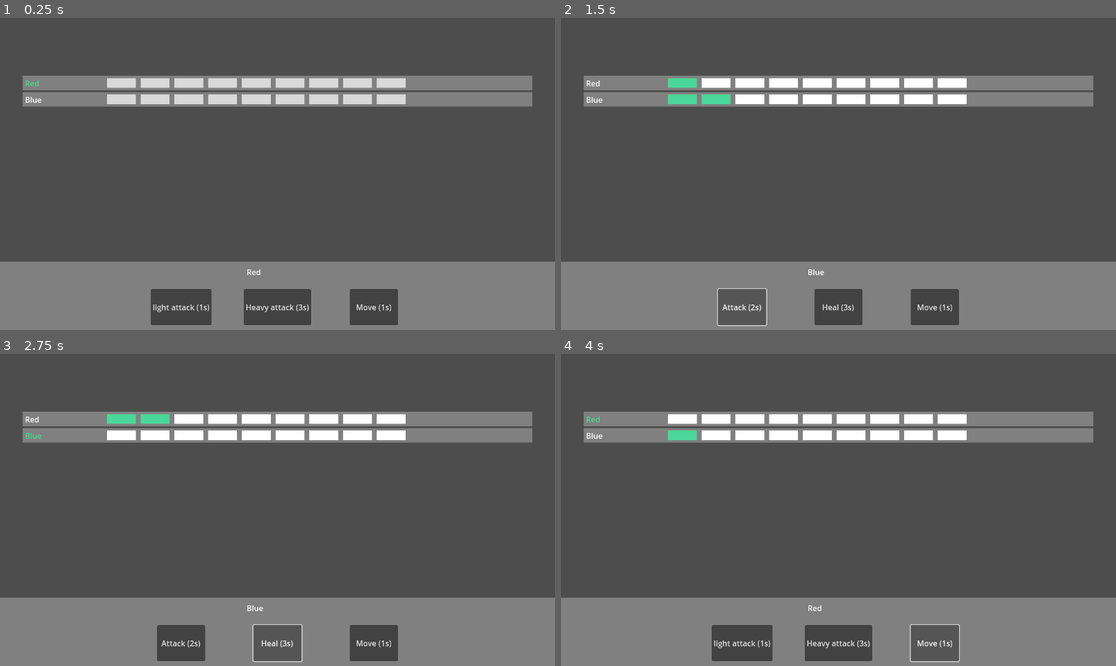
Above: before the commit, frames 1-4 (two rows, left to right).
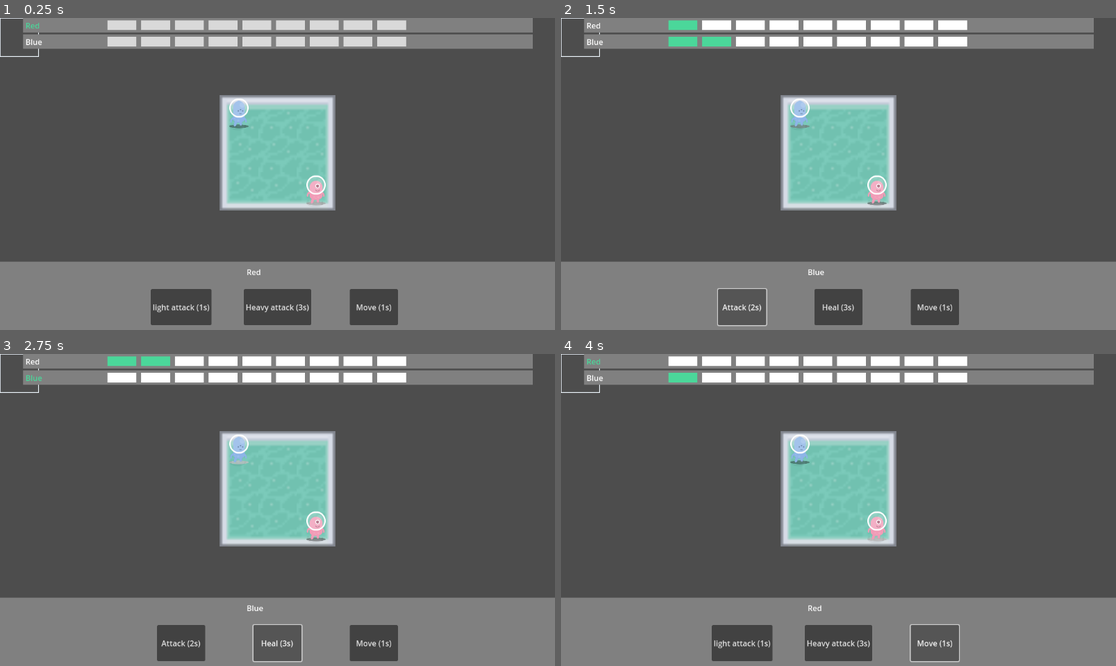
Above: after the commit, the same moments.

Repository: jparkhouse/MegaDungeon
Game: Godot game, scene res://giorgos_prototype/scene.tscn
Same seed, same stepped clock (60 frames per second), same inputs: the game is played once before the commit and once after it.
Inputs:
- Up to frame 1 (0.25 s): no input
- Up to frame 2 (1.5 s): click "light attack (1s)" at 0.5 s; click "Attack (2s)" at 1.25 s
- Up to frame 3 (2.75 s): click "Heavy attack (3s)" at 2 s
- Up to frame 4 (4 s): click "Heal (3s)" at 2.75 s; click "Move (1s)" at 3.5 s

The runs differ from the first frame. In frame 1, 24% of the frame differs, in the area x 0-96%, y 0-62%; in frame 2, 24%; in frame 3, 24%; in frame 4, 24%.

Commit message:
adding a board

Diff:
--- /dev/null
+++ b/assets/unit_shadow.svg
@@ -0,0 +1,73 @@
+<?xml version="1.0" encoding="UTF-8" standalone="no"?>
+<svg
+   xmlns:dc="http://purl.org/dc/elements/1.1/"
+   xmlns:cc="http://creativecommons.org/ns#"
+   xmlns:rdf="http://www.w3.org/1999/02/22-rdf-syntax-ns#"
+   xmlns:svg="http://www.w3.org/2000/svg"
+   xmlns="http://www.w3.org/2000/svg"
+   xmlns:sodipodi="http://sodipodi.sourceforge.net/DTD/sodipodi-0.dtd"
+   xmlns:inkscape="http://www.inkscape.org/namespaces/inkscape"
+   width="86.167824"
+   height="18.916595"
+   viewBox="0 0 22.798569 5.0050161"
+   version="1.1"
+   id="svg8"
+   inkscape:version="1.0.1 (3bc2e813f5, 2020-09-07)"
+   sodipodi:docname="unit_shadow.svg">
+  <defs
+     id="defs2" />
+  <sodipodi:namedview
+     id="base"
+     pagecolor="#ffffff"
+     bordercolor="#666666"
+     borderopacity="1.0"
+     inkscape:pageopacity="0.0"
+     inkscape:pageshadow="2"
+     inkscape:zoom="4.5726238"
+     inkscape:cx="106.61277"
+     inkscape:cy="26.308644"
+     inkscape:document-units="mm"
+     inkscape:current-layer="layer1"
+     showgrid="true"
+     units="px"
+     inkscape:window-width="1920"
+     inkscape:window-height="1080"
+     inkscape:window-x="0"
+     inkscape:window-y="0"
+     inkscape:window-maximized="1"
+     inkscape:document-rotation="0"
+     inkscape:snap-global="false">
+    <inkscape:grid
+       type="xygrid"
+       id="grid27"
+       originy="-8.0808238"
+       spacingx="5.2916667"
+       spacingy="5.2916667"
+       originx="-36.225712" />
+  </sodipodi:namedview>
+  <metadata
+     id="metadata5">
+    <rdf:RDF>
+      <cc:Work
+         rdf:about="">
+        <dc:format>image/svg+xml</dc:format>
+        <dc:type
+           rdf:resource="http://purl.org/dc/dcmitype/StillImage" />
+        <dc:title></dc:title>
+      </cc:Work>
+    </rdf:RDF>
+  </metadata>
+  <g
+     inkscape:label="Layer 1"
+     inkscape:groupmode="layer"
+     id="layer1"
+     transform="translate(-36.225715,-40.497465)">
+    <ellipse
+       style="fill:#ffffff;fill-opacity:1;stroke-width:4.23299;stroke-linecap:round;paint-order:markers stroke fill;stop-color:#000000"
+       id="path845"
+       ry="1.9647865"
+       rx="10.583333"
+       cy="42.999973"
+       cx="47.625" />
+  </g>
+</svg>
--- /dev/null
+++ b/giorgos_prototype/GenericCombatant.tscn
@@ -0,0 +1,76 @@
+[gd_scene load_steps=6 format=3 uid="uid://cq3an57jrn805"]
+
+[ext_resource type="Texture2D" uid="uid://c7ffixkw4wbak" path="res://assets/unit_shadow.svg" id="1_id8uh"]
+
+[sub_resource type="Animation" id="Animation_se55i"]
+length = 0.001
+tracks/0/type = "value"
+tracks/0/imported = false
+tracks/0/enabled = true
+tracks/0/path = NodePath("PathFollow2D/Shadow:modulate")
+tracks/0/interp = 1
+tracks/0/loop_wrap = true
+tracks/0/keys = {
+"times": PackedFloat32Array(0),
+"transitions": PackedFloat32Array(1),
+"update": 0,
+"values": [Color(0.081, 0.081, 0.081, 0.4)]
+}
+
+[sub_resource type="Animation" id="Animation_2kd28"]
+resource_name = "idle"
+tracks/0/type = "value"
+tracks/0/imported = false
+tracks/0/enabled = true
+tracks/0/path = NodePath("PathFollow2D/Shadow:modulate")
+tracks/0/interp = 1
+tracks/0/loop_wrap = true
+tracks/0/keys = {
+"times": PackedFloat32Array(0),
+"transitions": PackedFloat32Array(1),
+"update": 0,
+"values": [Color(0.081, 0.081, 0.081, 0.4)]
+}
+
+[sub_resource type="Animation" id="Animation_0cotu"]
+resource_name = "selected"
+length = 1.4
+loop_mode = 1
+tracks/0/type = "value"
+tracks/0/imported = false
+tracks/0/enabled = true
+tracks/0/path = NodePath("PathFollow2D/Shadow:modulate")
+tracks/0/interp = 1
+tracks/0/loop_wrap = true
+tracks/0/keys = {
+"times": PackedFloat32Array(0, 0.7, 1.4),
+"transitions": PackedFloat32Array(1, 1, 1),
+"update": 0,
+"values": [Color(0.775, 0.775, 0.775, 0.8), Color(0.393, 0.393, 0.393, 0.6), Color(0.775, 0.775, 0.775, 0.8)]
+}
+
+[sub_resource type="AnimationLibrary" id="AnimationLibrary_ilqnk"]
+_data = {
+"RESET": SubResource("Animation_se55i"),
+"idle": SubResource("Animation_2kd28"),
+"selected": SubResource("Animation_0cotu")
+}
+
+[node name="GenericCombatant" type="Path2D"]
+
+[node name="PathFollow2D" type="PathFollow2D" parent="."]
+rotates = false
+loop = false
+
+[node name="Shadow" type="Sprite2D" parent="PathFollow2D"]
+modulate = Color(0.081, 0.081, 0.081, 0.4)
+position = Vector2(0, 25)
+scale = Vector2(0.5, 0.5)
+texture = ExtResource("1_id8uh")
+
+[node name="Sprite" type="Sprite2D" parent="PathFollow2D"]
+
+[node name="AnimationPlayer" type="AnimationPlayer" parent="."]
+libraries = {
+"": SubResource("AnimationLibrary_ilqnk")
+}
--- a/giorgos_prototype/character.gd
+++ /dev/null
@@ -1,22 +0,0 @@
-extends Node2D
-
-var move_times
-var next_turn
-var character_name
-signal moved
-
-# Called when the node enters the scene tree for the first time.
-func _ready() -> void:
-	next_turn = 0
-
-
-# Called every frame. 'delta' is the elapsed time since the previous frame.
-func _process(delta: float) -> void:
-	pass
-
-func execute_move(move_nr) -> void:
-	next_turn += move_times[move_nr]
-	emit_signal("moved", move_times[move_nr])
-
-func add_move_times():
-	pass
--- a/giorgos_prototype/character.tscn
+++ /dev/null
@@ -1,6 +0,0 @@
-[gd_scene load_steps=2 format=3 uid="uid://do1iptctvvjeg"]
-
-[ext_resource type="Script" path="res://giorgos_prototype/character.gd" id="1_uqooc"]
-
-[node name="character" type="Node2D" groups=["characters"]]
-script = ExtResource("1_uqooc")
--- a/giorgos_prototype/combatant.gd
+++ b/giorgos_prototype/combatant.gd
@@ -1,5 +1,10 @@
+@tool
 extends Node
 class_name Combatant
+
+@export var grid: Resource = preload("res://giorgos_prototype/resources/grid.tres")
+@export var move_range := 2
+
 
 @export var character_name: String
 
@@ -8,14 +13,98 @@
 
 @export var moves: Array[MoveClass]
 
+@onready var _sprite = $GenericCombatant/PathFollow2D/Sprite
+@onready var _anim_player = $GenericCombatant/AnimationPlayer
+@onready var _path_follow: PathFollow2D = $GenericCombatant/PathFollow2D
+@onready var _generic_combatant = $GenericCombatant
+
+@export var skin: Texture :
+	set(value):
+		skin = value
+		if not _sprite:
+						# yield has been replaced with await
+						# and we await the value on the self object
+			await self.ready
+		_sprite.texture = value
+	get:
+		return _sprite.texture
+
+@export var skin_offset := Vector2.ZERO :
+	set(value):
+		skin_offset = value
+		if not _sprite:
+			await self.ready
+		_sprite.position = value
+	get:
+		return _sprite.position
+
+@export var move_speed := 600.0
+
+var cell := Vector2.ZERO :
+	set(value):
+		cell = grid.gridclamp(value)
+	get:
+		return cell
+
+var is_selected := false :
+	set(value):
+		is_selected = value
+		if is_selected:
+			print("SELECTED")
+			_anim_player.play("selected")
+		else:
+			_anim_player.play("idle")
+	get:
+		return is_selected
+
+var _is_walking := false :
+	set(value):
+		_is_walking = value
+		set_process(_is_walking)
+	get:
+		return _is_walking
+
+
+
 var next_turn
 var queued_action
 signal moved
+signal walk_finished
 
 # Called when the node enters the scene tree for the first time.
 func _ready() -> void:
+	set_process(false)
+	# self.cell = grid.calculate_grid_coordinates(_generic_combatant.position)
+	_generic_combatant.position = grid.calculate_map_position(cell)
+
+	if not Engine.is_editor_hint():
+		_generic_combatant.curve = Curve2D.new()
+
 	next_turn = 0
 	queued_action = null
+
+func _process(delta: float) -> void:
+	_path_follow.progress += move_speed * delta
+	if _path_follow.progress_ratio >= 1.0:
+		self._is_walking = false
+		_path_follow.progress = 0.0
+		_generic_combatant.position = grid.calculate_map_position(cell)
+		_generic_combatant.curve.clear_points()
+		emit_signal("walk_finished")
+
+func walk_along(path: PackedVector2Array) -> void:
+		# there is no path.empty() value
+		# so we use not path.size() instead
+	if not path.size():
+		return
+
+	_generic_combatant.curve.add_point(Vector2.ZERO)
+	for point in path:
+		_generic_combatant.curve.add_point(grid.calculate_map_position(point) - _generic_combatant.position)
+
+	cell = path[-1]
+	self._is_walking = true
+
 
 func execute_move() -> void:
 	if queued_action != null:
--- a/giorgos_prototype/combatants/blue_combatant.tscn
+++ b/giorgos_prototype/combatants/blue_combatant.tscn
@@ -1,10 +1,12 @@
-[gd_scene load_steps=9 format=3 uid="uid://cmpypul44ngv6"]
+[gd_scene load_steps=11 format=3 uid="uid://cmpypul44ngv6"]
 
 [ext_resource type="Script" path="res://giorgos_prototype/combatant.gd" id="1_nr828"]
 [ext_resource type="Script" path="res://giorgos_prototype/moves/move.gd" id="2_5p27b"]
 [ext_resource type="Script" path="res://giorgos_prototype/moves/attack.gd" id="3_00372"]
 [ext_resource type="Script" path="res://giorgos_prototype/moves/heal.gd" id="4_akftn"]
 [ext_resource type="Script" path="res://giorgos_prototype/moves/manouvre.gd" id="5_uyuvw"]
+[ext_resource type="Texture2D" uid="uid://cg70qkyp51ghf" path="res://assets/alienBlue.png" id="6_sjcr3"]
+[ext_resource type="PackedScene" uid="uid://cq3an57jrn805" path="res://giorgos_prototype/GenericCombatant.tscn" id="7_oisil"]
 
 [sub_resource type="Resource" id="Resource_k5ves"]
 script = ExtResource("3_00372")
@@ -28,3 +30,6 @@
 character_name = "Blue"
 health = 20
 moves = Array[ExtResource("2_5p27b")]([SubResource("Resource_k5ves"), SubResource("Resource_6ls5y"), SubResource("Resource_axfhn")])
+skin = ExtResource("6_sjcr3")
+
+[node name="GenericCombatant" parent="." instance=ExtResource("7_oisil")]
--- a/giorgos_prototype/combatants/red_combatant.tscn
+++ b/giorgos_prototype/combatants/red_combatant.tscn
@@ -1,9 +1,11 @@
-[gd_scene load_steps=8 format=3 uid="uid://b8ittnwlm2kgx"]
+[gd_scene load_steps=10 format=3 uid="uid://b8ittnwlm2kgx"]
 
 [ext_resource type="Script" path="res://giorgos_prototype/combatant.gd" id="1_iraob"]
+[ext_resource type="Texture2D" uid="uid://ben6s2gscoi2y" path="res://assets/alienPink.png" id="2_08j66"]
 [ext_resource type="Script" path="res://giorgos_prototype/moves/move.gd" id="2_bfkwv"]
 [ext_resource type="Script" path="res://giorgos_prototype/moves/attack.gd" id="2_mk13l"]
 [ext_resource type="Script" path="res://giorgos_prototype/moves/manouvre.gd" id="5_n1g8m"]
+[ext_resource type="PackedScene" uid="uid://cq3an57jrn805" path="res://giorgos_prototype/GenericCombatant.tscn" id="6_cqe0h"]
 
 [sub_resource type="Resource" id="Resource_5yi0f"]
 script = ExtResource("2_mk13l")
@@ -27,3 +29,6 @@
 character_name = "Red"
 health = 30
 moves = Array[ExtResource("2_bfkwv")]([SubResource("Resource_5yi0f"), SubResource("Resource_nsnle"), SubResource("Resource_axfhn")])
+skin = ExtResource("2_08j66")
+
+[node name="GenericCombatant" parent="." instance=ExtResource("6_cqe0h")]
--- /dev/null
+++ b/giorgos_prototype/cursor.gd
@@ -0,0 +1,46 @@
+@tool
+class_name Cursor
+extends Node2D
+
+signal accept_pressed(cell)
+signal move_new(cell)
+
+@export var grid: Resource = preload("res://giorgos_prototype/resources/grid.tres")
+@export var ui_cooldown := 0.1
+
+@onready var _timer: Timer = $Timer
+
+var cell := Vector2.ZERO :
+	set(value):
+		var new_cell: Vector2 = grid.gridclamp(value)
+		if new_cell.is_equal_approx(cell):
+			return
+		cell = new_cell
+		position = grid.calculate_map_position(cell)
+		emit_signal("moved", cell)
+		_timer.start()
+	get:
+		return cell
+
+
+# Called when the node enters the scene tree for the first time.
+func _ready() -> void:
+	_timer.wait_time = ui_cooldown
+	position = grid.calculate_map_position(cell)
+
+
+func _unhandled_input(event: InputEvent) -> void:
+	if event is InputEventMouseMotion:
+		self.cell = grid.calculate_grid_coordinates(event.position)
+
+	elif event.is_action_pressed("click") or event.is_action_pressed("ui_accept"):
+		emit_signal("accept_pressed", cell)
+		get_tree().set_input_as_handled()
+
+func _draw() -> void:
+	draw_rect(Rect2(-grid.cell_size / 2, grid.cell_size), Color.ALICE_BLUE, false, 2.0)
+
+
+# Called every frame. 'delta' is the elapsed time since the previous frame.
+func _process(delta: float) -> void:
+	pass
--- /dev/null
+++ b/giorgos_prototype/cursor.tscn
@@ -0,0 +1,10 @@
+[gd_scene load_steps=2 format=3 uid="uid://ccwy1xh3i8w7d"]
+
+[ext_resource type="Script" path="res://giorgos_prototype/cursor.gd" id="1_a8l2a"]
+
+[node name="Cursor" type="Node2D"]
+script = ExtResource("1_a8l2a")
+
+[node name="Timer" type="Timer" parent="."]
+wait_time = 0.1
+one_shot = true
--- /dev/null
+++ b/giorgos_prototype/game_board.gd
@@ -0,0 +1,19 @@
+class_name GameBoard
+extends Node2D
+
+const DIRECTIONS = [Vector2.LEFT, Vector2.RIGHT, Vector2.UP, Vector2.DOWN]
+@export var grid: Resource = preload("res://giorgos_prototype/resources/grid.tres")
+
+var _units := {}
+
+func is_occupied(cell: Vector2) -> bool:
+	return true if _units.has(cell) else false
+
+func _ready() -> void:
+	_reinitialize()
+
+
+func _reinitialize() -> void:
+	_units.clear()
+	for character in get_tree().get_nodes_in_group("characters"):
+		_units[character.cell] = character
--- a/giorgos_prototype/hud.tscn
+++ b/giorgos_prototype/hud.tscn
@@ -96,10 +96,9 @@
 anchors_preset = 5
 anchor_left = 0.5
 anchor_right = 0.5
-offset_left = -529.0
-offset_top = 40.0
-offset_right = 529.0
-offset_bottom = 264.0
+offset_left = -528.0
+offset_right = 530.0
+offset_bottom = 13.0
 grow_horizontal = 2
 alignment = 1
 
--- /dev/null
+++ b/giorgos_prototype/resources/grid.gd
@@ -0,0 +1,32 @@
+class_name Grid
+extends Resource
+
+@export var size := Vector2(3,3)
+@export var cell_size := Vector2(80,80)
+@export var offset := Vector2(0,0)
+
+var _half_cell_size = cell_size/2
+
+func calculate_map_position(grid_position: Vector2) -> Vector2:
+	return grid_position * cell_size + _half_cell_size + offset
+
+
+func calculate_grid_coordinates(map_position: Vector2) -> Vector2:
+	return ((map_position - offset) / cell_size).floor()
+
+func is_within_bounds(cell_coordinates: Vector2) -> bool:
+	var inside_x := cell_coordinates.x >= 0 and cell_coordinates.x < size.x
+	var inside_y := cell_coordinates.y >= 0 and cell_coordinates.y < size.y
+	return inside_x and inside_y
+
+func gridclamp(grid_position: Vector2) -> Vector2:
+	var clamped_position := grid_position
+	clamped_position.x = clamp(clamped_position.x, 0, size.x - 1.0)
+	clamped_position.y = clamp(clamped_position.y, 0, size.y - 1.0)
+	return clamped_position
+
+func as_index(cell: Vector2) -> int:
+	return int(cell.x + size.x * cell.y)
+
+func from_index(cell: int) -> Vector2:
+	return Vector2(cell % int(size.x), cell / int(size.x))
--- /dev/null
+++ b/giorgos_prototype/resources/grid.tres
@@ -0,0 +1,9 @@
+[gd_resource type="Resource" script_class="Grid" load_steps=2 format=3 uid="uid://dk3mj0p6xnswn"]
+
+[ext_resource type="Script" path="res://giorgos_prototype/resources/grid.gd" id="1_4o1dd"]
+
+[resource]
+script = ExtResource("1_4o1dd")
+size = Vector2(3, 3)
+cell_size = Vector2(80, 80)
+offset = Vector2(0, 0)
--- a/giorgos_prototype/scene.gd
+++ b/giorgos_prototype/scene.gd
@@ -4,10 +4,14 @@
 var current_time: int
 var current_character
 
+
+@export var grid: Resource = preload("res://giorgos_prototype/resources/grid.tres")
+
 signal time_passed
 
 # Called when the node enters the scene tree for the first time.
 func _ready() -> void:
+	grid.offset = $TileMapLayer.position
 	current_time = 0
 
 	var rng = RandomNumberGenerator.new()
@@ -15,11 +19,14 @@
 	var num = rng.randi_range(1, 6)
 
 	var char_1 = red_char_scene.instantiate()
+	char_1.cell = Vector2(2, 2)
 	$HUD.add_character_action_timeline(char_1)
-	add_child(char_1)
+	$GameBoard.add_child(char_1)
+
 	var char_2 = blue_char_scene.instantiate()
+	char_1.cell = Vector2(0, 0)
 	$HUD.add_character_action_timeline(char_2)
-	add_child(char_2)
+	$GameBoard.add_child(char_2)
 
 	for character in get_tree().get_nodes_in_group("characters"):
 		print(character.name)
@@ -32,6 +39,7 @@
 			current_character = character
 			current_character.execute_move()
 			print(character.character_name + "'s turn")
+			current_character.is_selected = true
 			$HUD/BottomPanel/Action_1.text = character.moves[0].move_name + " (" + str(character.moves[0].move_time) + "s)"
 			$HUD/BottomPanel/Action_1.show()
 			$HUD/BottomPanel/Action_2.text = character.moves[1].move_name + " (" + str(character.moves[1].move_time) + "s)"
@@ -60,4 +68,5 @@
 func _on_hud_action(ac_nr) -> void:
 	await current_character.queue_move(ac_nr)
 	await get_tree().create_timer(0.3).timeout
+	current_character.is_selected = false
 	perform_actions()
--- a/giorgos_prototype/scene.tscn
+++ b/giorgos_prototype/scene.tscn
@@ -1,15 +1,363 @@
-[gd_scene load_steps=5 format=3 uid="uid://cvhapw3450fcb"]
+[gd_scene load_steps=10 format=4 uid="uid://cvhapw3450fcb"]
 
 [ext_resource type="Script" path="res://giorgos_prototype/scene.gd" id="1_8tj4o"]
 [ext_resource type="PackedScene" uid="uid://b8ittnwlm2kgx" path="res://giorgos_prototype/combatants/red_combatant.tscn" id="2_o6w86"]
 [ext_resource type="PackedScene" uid="uid://cmpypul44ngv6" path="res://giorgos_prototype/combatants/blue_combatant.tscn" id="3_g210a"]
 [ext_resource type="PackedScene" uid="uid://cbyr0yksbqd5j" path="res://giorgos_prototype/hud.tscn" id="3_nj0pc"]
+[ext_resource type="Texture2D" uid="uid://bq8u4egvki6se" path="res://assets/roguelikeDungeon_transparent.png" id="4_8ifrr"]
+[ext_resource type="PackedScene" uid="uid://ccwy1xh3i8w7d" path="res://giorgos_prototype/cursor.tscn" id="4_xijwf"]
+[ext_resource type="Script" path="res://giorgos_prototype/game_board.gd" id="6_b7c0c"]
+
+[sub_resource type="TileSetAtlasSource" id="TileSetAtlasSource_duuw3"]
+texture = ExtResource("4_8ifrr")
+separation = Vector2i(1, 1)
+29:0/0 = 0
+29:1/0 = 0
+29:2/0 = 0
+29:3/0 = 0
+29:4/0 = 0
+29:5/0 = 0
+29:6/0 = 0
+8:7/0 = 0
+9:7/0 = 0
+10:7/0 = 0
+11:7/0 = 0
+12:7/0 = 0
+13:7/0 = 0
+15:7/0 = 0
+17:7/0 = 0
+18:7/0 = 0
+20:7/0 = 0
+29:7/0 = 0
+8:8/0 = 0
+9:8/0 = 0
+10:8/0 = 0
+11:8/0 = 0
+12:8/0 = 0
+13:8/0 = 0
+15:8/0 = 0
+17:8/0 = 0
+18:8/0 = 0
+20:8/0 = 0
+29:8/0 = 0
+8:9/0 = 0
+9:9/0 = 0
+10:9/0 = 0
+11:9/0 = 0
+12:9/0 = 0
+13:9/0 = 0
+15:9/0 = 0
+17:9/0 = 0
+19:9/0 = 0
+20:9/0 = 0
+29:9/0 = 0
+6:10/0 = 0
+8:10/0 = 0
+9:10/0 = 0
+10:10/0 = 0
+11:10/0 = 0
+12:10/0 = 0
+15:10/0 = 0
+18:10/0 = 0
+19:10/0 = 0
+20:10/0 = 0
+29:10/0 = 0
+6:11/0 = 0
+8:11/0 = 0
+9:11/0 = 0
+10:11/0 = 0
+11:11/0 = 0
+13:11/0 = 0
+16:11/0 = 0
+17:11/0 = 0
+18:11/0 = 0
+19:11/0 = 0
+20:11/0 = 0
+29:11/0 = 0
+8:12/0 = 0
+9:12/0 = 0
+15:12/0 = 0
+16:12/0 = 0
+17:12/0 = 0
+18:12/0 = 0
+19:12/0 = 0
+20:12/0 = 0
+29:12/0 = 0
+10:13/0 = 0
+11:13/0 = 0
+14:13/0 = 0
+15:13/0 = 0
+16:13/0 = 0
+17:13/0 = 0
+18:13/0 = 0
+19:13/0 = 0
+20:13/0 = 0
+29:13/0 = 0
+12:14/0 = 0
+13:14/0 = 0
+14:14/0 = 0
+15:14/0 = 0
+16:14/0 = 0
+17:14/0 = 0
+18:14/0 = 0
+19:14/0 = 0
+20:14/0 = 0
+29:14/0 = 0
+10:15/0 = 0
+11:15/0 = 0
+12:15/0 = 0
+13:15/0 = 0
+14:15/0 = 0
+15:15/0 = 0
+16:15/0 = 0
+17:15/0 = 0
+18:15/0 = 0
+19:15/0 = 0
+20:15/0 = 0
+29:15/0 = 0
+10:16/0 = 0
+11:16/0 = 0
+12:16/0 = 0
+13:16/0 = 0
+14:16/0 = 0
+15:16/0 = 0
+16:16/0 = 0
+17:16/0 = 0
+18:16/0 = 0
+19:16/0 = 0
+20:16/0 = 0
+29:16/0 = 0
+10:17/0 = 0
+11:17/0 = 0
+12:17/0 = 0
+13:17/0 = 0
+14:17/0 = 0
+15:17/0 = 0
+16:17/0 = 0
+17:17/0 = 0
+18:17/0 = 0
+19:17/0 = 0
+20:17/0 = 0
+29:17/0 = 0
+0:18/0 = 0
+1:18/0 = 0
+2:18/0 = 0
+3:18/0 = 0
+4:18/0 = 0
+5:18/0 = 0
+6:18/0 = 0
+7:18/0 = 0
+8:18/0 = 0
+9:18/0 = 0
+10:18/0 = 0
+11:18/0 = 0
+12:18/0 = 0
+13:18/0 = 0
+14:18/0 = 0
+15:18/0 = 0
+16:18/0 = 0
+17:18/0 = 0
+18:18/0 = 0
+19:18/0 = 0
+20:18/0 = 0
+21:18/0 = 0
+22:18/0 = 0
+23:18/0 = 0
+24:18/0 = 0
+25:18/0 = 0
+26:18/0 = 0
+27:18/0 = 0
+28:18/0 = 0
+29:18/0 = 0
+0:2/0 = 0
+0:3/0 = 0
+0:4/0 = 0
+1:2/0 = 0
+1:3/0 = 0
+1:4/0 = 0
+2:1/0 = 0
+2:2/0 = 0
+2:3/0 = 0
+2:4/0 = 0
+3:1/0 = 0
+3:2/0 = 0
+3:3/0 = 0
+3:4/0 = 0
+4:1/0 = 0
+4:2/0 = 0
+4:3/0 = 0
+4:4/0 = 0
+5:2/0 = 0
+5:3/0 = 0
+5:4/0 = 0
+6:2/0 = 0
+6:3/0 = 0
+6:4/0 = 0
+6:12/0 = 0
+6:13/0 = 0
+7:2/0 = 0
+7:3/0 = 0
+7:4/0 = 0
+7:10/0 = 0
+7:11/0 = 0
+7:12/0 = 0
+7:13/0 = 0
+8:2/0 = 0
+8:3/0 = 0
+8:4/0 = 0
+8:5/0 = 0
+8:6/0 = 0
+8:13/0 = 0
+9:2/0 = 0
+9:3/0 = 0
+9:4/0 = 0
+9:5/0 = 0
+9:6/0 = 0
+9:13/0 = 0
+10:2/0 = 0
+10:3/0 = 0
+10:4/0 = 0
+10:5/0 = 0
+10:6/0 = 0
+10:12/0 = 0
+10:14/0 = 0
+11:1/0 = 0
+11:2/0 = 0
+11:3/0 = 0
+11:4/0 = 0
+11:5/0 = 0
+11:6/0 = 0
+11:12/0 = 0
+11:14/0 = 0
+12:1/0 = 0
+12:2/0 = 0
+12:3/0 = 0
+12:4/0 = 0
+12:5/0 = 0
+12:6/0 = 0
+12:11/0 = 0
+12:12/0 = 0
+12:13/0 = 0
+13:1/0 = 0
+13:2/0 = 0
+13:3/0 = 0
+13:4/0 = 0
+13:5/0 = 0
+13:6/0 = 0
+13:10/0 = 0
+13:12/0 = 0
+13:13/0 = 0
+14:1/0 = 0
+14:2/0 = 0
+14:3/0 = 0
+14:4/0 = 0
+14:5/0 = 0
+14:6/0 = 0
+14:7/0 = 0
+14:8/0 = 0
+14:9/0 = 0
+14:10/0 = 0
+14:11/0 = 0
+14:12/0 = 0
+15:1/0 = 0
+15:2/0 = 0
+15:3/0 = 0
+15:4/0 = 0
+15:5/0 = 0
+15:6/0 = 0
+15:11/0 = 0
+16:1/0 = 0
+16:2/0 = 0
+16:3/0 = 0
+16:4/0 = 0
+16:5/0 = 0
+16:6/0 = 0
+16:7/0 = 0
+16:8/0 = 0
+16:9/0 = 0
+16:10/0 = 0
+17:0/0 = 0
+17:1/0 = 0
+17:2/0 = 0
+17:3/0 = 0
+17:4/0 = 0
+17:5/0 = 0
+17:6/0 = 0
+17:10/0 = 0
+18:0/0 = 0
+18:1/0 = 0
+18:2/0 = 0
+18:3/0 = 0
+18:4/0 = 0
+18:5/0 = 0
+18:6/0 = 0
+18:9/0 = 0
+19:0/0 = 0
+19:1/0 = 0
+19:2/0 = 0
+19:3/0 = 0
+19:4/0 = 0
+19:5/0 = 0
+19:6/0 = 0
+19:7/0 = 0
+19:8/0 = 0
+20:0/0 = 0
+20:1/0 = 0
+20:2/0 = 0
+20:3/0 = 0
+20:4/0 = 0
+20:5/0 = 0
+20:6/0 = 0
+0:0/0 = 0
+0:1/0 = 0
+1:0/0 = 0
+1:1/0 = 0
+2:0/0 = 0
+3:0/0 = 0
+4:0/0 = 0
+5:0/0 = 0
+5:1/0 = 0
+6:0/0 = 0
+6:1/0 = 0
+7:0/0 = 0
+7:1/0 = 0
+8:0/0 = 0
+8:1/0 = 0
+9:0/0 = 0
+9:1/0 = 0
+10:0/0 = 0
+10:1/0 = 0
+11:0/0 = 0
+12:0/0 = 0
+13:0/0 = 0
+14:0/0 = 0
+15:0/0 = 0
+16:0/0 = 0
+5:10/0 = 0
+5:11/0 = 0
+5:12/0 = 0
+5:13/0 = 0
+
+[sub_resource type="TileSet" id="TileSet_uw0nu"]
+sources/0 = SubResource("TileSetAtlasSource_duuw3")
 
 [node name="main" type="Node"]
 script = ExtResource("1_8tj4o")
 red_char_scene = ExtResource("2_o6w86")
 blue_char_scene = ExtResource("3_g210a")
 
+[node name="TileMapLayer" type="TileMapLayer" parent="."]
+position = Vector2(456, 160)
+scale = Vector2(5, 5)
+tile_map_data = PackedByteArray("AAAAAAAAAAAFAAoAAAABAAAAAAAGAAoAAAACAAAAAAAHAAoAAAACAAEAAAAHAAsAAAACAAIAAAAHAAwAAAAAAAEAAAAFAAsAAAAAAAIAAAAFAAwAAAABAAEAAAAGAAsAAAABAAIAAAAGAAwAAAA=")
+tile_set = SubResource("TileSet_uw0nu")
+
 [node name="HUD" parent="." instance=ExtResource("3_nj0pc")]
 
+[node name="GameBoard" type="Node2D" parent="."]
+y_sort_enabled = true
+script = ExtResource("6_b7c0c")
+
+[node name="Cursor" parent="GameBoard" instance=ExtResource("4_xijwf")]
+
 [connection signal="action" from="HUD" to="." method="_on_hud_action"]
Binary file added: assets/alienBlue.png
Not shown, added: assets/alienBlue.png.import
Binary file added: assets/alienGreen.png
Not shown, added: assets/alienGreen.png.import
Binary file added: assets/alienPink.png
Not shown, added: assets/alienPink.png.import
Binary file added: assets/cursor.png
Not shown, added: assets/cursor.png.import
Binary file added: assets/roguelikeDungeon_transparent.png
Not shown, added: assets/roguelikeDungeon_transparent.png.import
Binary file added: assets/single80tile.png
Not shown, added: assets/single80tile.png.import
(and 8 more such lines)
